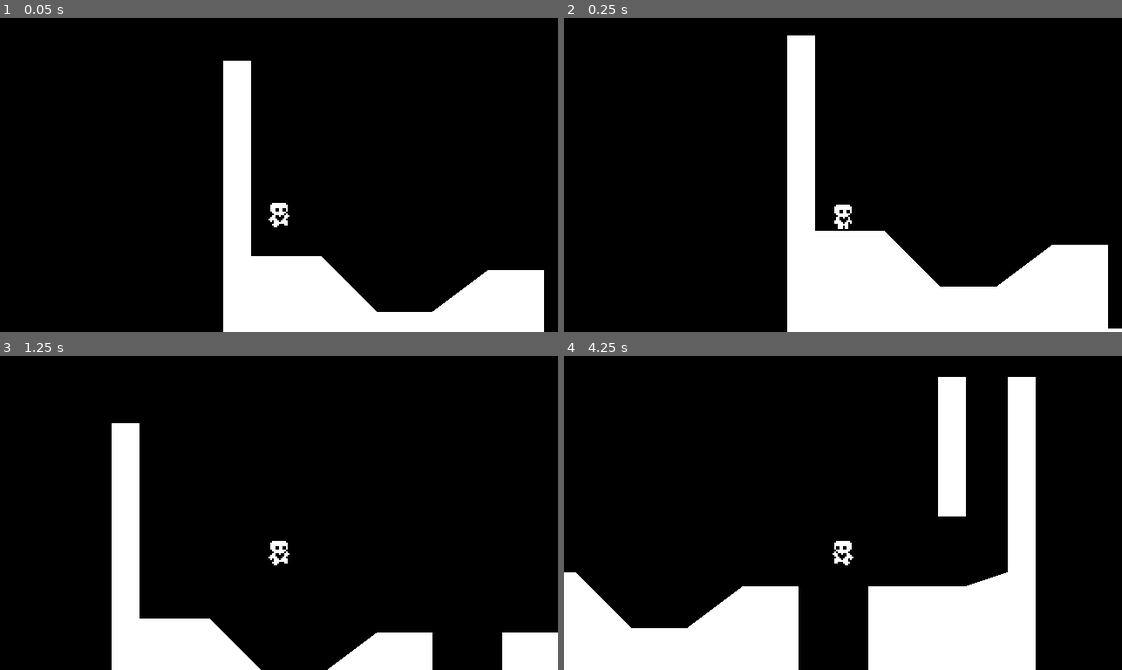
Above: before the commit, frames 1-4 (two rows, left to right).
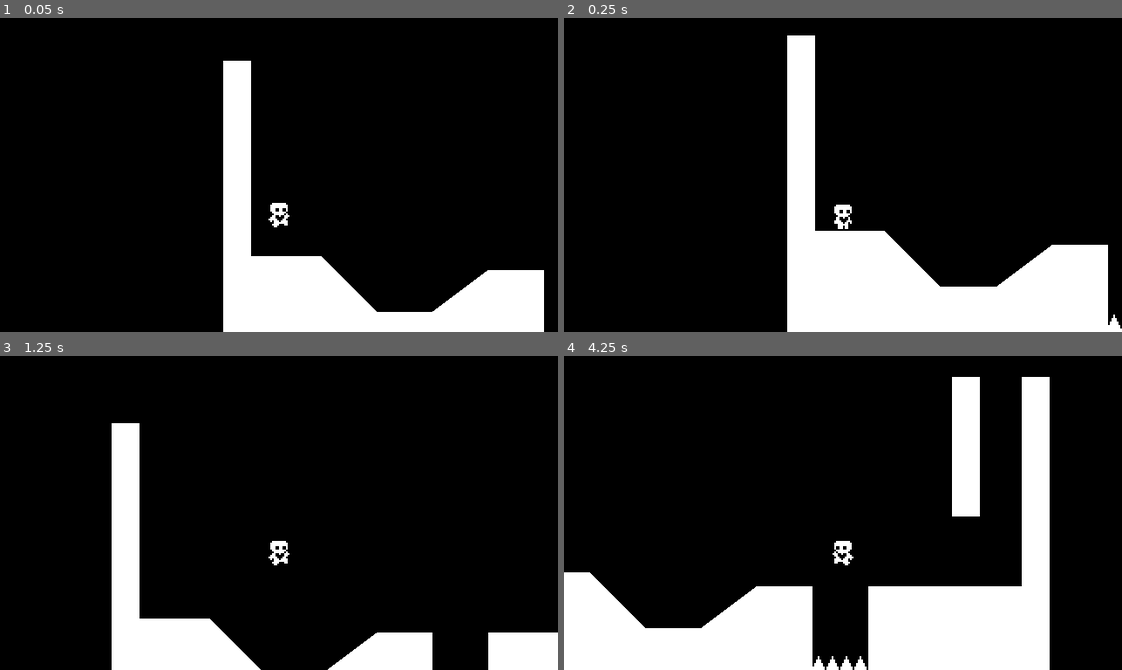
Above: after the commit, the same moments.

Repository: brunobmello25/godot-heart-platformer
Game: Godot game, scene res://scenes/world/world.tscn
The game is run twice, just before and just after one commit, with the same random seed, the same clock (stepped at 60 frames per second) and the same inputs.
Inputs:
- Up to frame 1 (0.05 s): no input
- Up to frame 2 (0.25 s): no input
- Up to frame 3 (1.25 s): tap Enter at 0.5 s; hold Right (move_right) from 0.53 s (still down); tap Space (jump) at 0.6, 0.77, 1.07 s
- Up to frame 4 (4.25 s): tap Space (jump) at 1.35, 1.52, 1.82, 2.1, 2.85, 3.02, 3.32, 3.6, 3.77, 4.07 s; release Right (move_right) at 2.03 s; hold Left (move_left) 2.03-2.78 s; hold Right (move_right) from 2.78 s (still down)

Frame 1 is identical in both runs. In frame 2, less than 0.1% of the frame differs, in the area x 97-100%, y 94-99%; in frame 3, 0.3%; in frame 4, 8.1%, in the area x 2-88%, y 6-100%.

Commit message:
wip: hazards

Diff:
--- a/project.godot
+++ b/project.godot
@@ -43,6 +43,12 @@
 ]
 }
 
+[layer_names]
+
+2d_physics/layer_1="World"
+2d_physics/layer_2="Player"
+2d_physics/layer_3="Hazard"
+
 [rendering]
 
 textures/canvas_textures/default_texture_filter=0
--- /dev/null
+++ b/scenes/hazard_area/hazard_area.tscn
@@ -0,0 +1,9 @@
+[gd_scene load_steps=2 format=3 uid="uid://dj4tmick0hluu"]
+
+[ext_resource type="Texture2D" uid="uid://75r13siqmhgg" path="res://assets/spikes.png" id="1_pqcvh"]
+
+[node name="Spikes" type="Area2D"]
+
+[node name="Sprite2D" type="Sprite2D" parent="."]
+position = Vector2(8, -8)
+texture = ExtResource("1_pqcvh")
--- a/scenes/player/player.gd
+++ b/scenes/player/player.gd
@@ -64,7 +64,7 @@
 	if is_on_floor() or coyote_timer.time_left > 0.0:
 		if Input.is_action_just_pressed("jump"):
 			velocity.y = movement_data.jump_velocity
-	if not is_on_floor():
+	elif not is_on_floor():
 		if Input.is_action_just_released("jump") and velocity.y < movement_data.jump_velocity / 2:
 			velocity.y = movement_data.jump_velocity / 2
 		if Input.is_action_just_pressed("jump") and can_air_jump and not just_wall_jumped:
--- a/scenes/player/player.tscn
+++ b/scenes/player/player.tscn
@@ -82,6 +82,8 @@
 size = Vector2(8, 16)
 
 [node name="Player" type="CharacterBody2D"]
+collision_layer = 2
+collision_mask = 5
 floor_constant_speed = true
 floor_snap_length = 3.0
 script = ExtResource("1_c1y6y")
@@ -90,14 +92,14 @@
 [node name="AnimatedSprite2D" type="AnimatedSprite2D" parent="."]
 position = Vector2(0, -10)
 sprite_frames = SubResource("SpriteFrames_2gwji")
-animation = &"idle"
+animation = &"run"
 
 [node name="CollisionShape2D" type="CollisionShape2D" parent="."]
 position = Vector2(0, -8)
 shape = SubResource("RectangleShape2D_epck1")
 
 [node name="CoytoteJumpTimer" type="Timer" parent="."]
-wait_time = 0.15
+wait_time = 0.1
 one_shot = true
 
 [node name="Camera2D" type="Camera2D" parent="."]
--- a/scenes/world/world.tscn
+++ b/scenes/world/world.tscn
@@ -1,7 +1,8 @@
-[gd_scene load_steps=4 format=3 uid="uid://bd1n80fkoedpm"]
+[gd_scene load_steps=5 format=3 uid="uid://bd1n80fkoedpm"]
 
 [ext_resource type="Script" path="res://scenes/world/world.gd" id="1_776ee"]
 [ext_resource type="PackedScene" uid="uid://dkdg8xdl40pyx" path="res://scenes/player/player.tscn" id="2_m438u"]
+[ext_resource type="PackedScene" uid="uid://dj4tmick0hluu" path="res://scenes/hazard_area/hazard_area.tscn" id="3_s4wjl"]
 
 [sub_resource type="RectangleShape2D" id="RectangleShape2D_m8yyg"]
 size = Vector2(16, 80)
@@ -10,9 +11,10 @@
 script = ExtResource("1_776ee")
 
 [node name="StaticBody2D" type="StaticBody2D" parent="."]
+collision_mask = 0
 
 [node name="CollisionPolygon2D" type="CollisionPolygon2D" parent="StaticBody2D"]
-polygon = PackedVector2Array(0, 0, 16, 0, 16, 112, 56, 112, 88, 144, 120, 144, 152, 120, 184, 120, 184, 168, 224, 168, 224, 120, 256, 120, 280, 120, 304, 112, 304, 0, 320, 0, 320, 184, 0, 184)
+polygon = PackedVector2Array(0, 0, 16, 0, 16, 112, 56, 112, 88, 144, 120, 144, 152, 120, 184, 120, 184, 168, 216, 168, 216, 120, 256, 120, 280, 120, 304, 120, 304, 0, 320, 0, 320, 184, 0, 184)
 
 [node name="Polygon2D" type="Polygon2D" parent="StaticBody2D/CollisionPolygon2D"]
 
@@ -20,6 +22,7 @@
 position = Vector2(32, 96)
 
 [node name="StaticBody2D2" type="StaticBody2D" parent="."]
+collision_mask = 0
 
 [node name="CollisionShape2D" type="CollisionShape2D" parent="StaticBody2D2"]
 position = Vector2(272, 40)
@@ -29,3 +32,9 @@
 offset_left = 264.0
 offset_right = 280.0
 offset_bottom = 80.0
+
+[node name="HazardArea" parent="." instance=ExtResource("3_s4wjl")]
+position = Vector2(184, 168)
+
+[node name="HazardArea2" parent="." instance=ExtResource("3_s4wjl")]
+position = Vector2(200, 168)
Binary file added: assets/spikes.png
Not shown, added: assets/spikes.png.import
